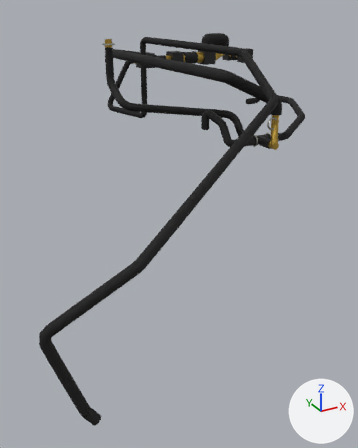
What one commit did to the glTF model porsche-911sc-engine/parts/vacuum-fittings.glb.
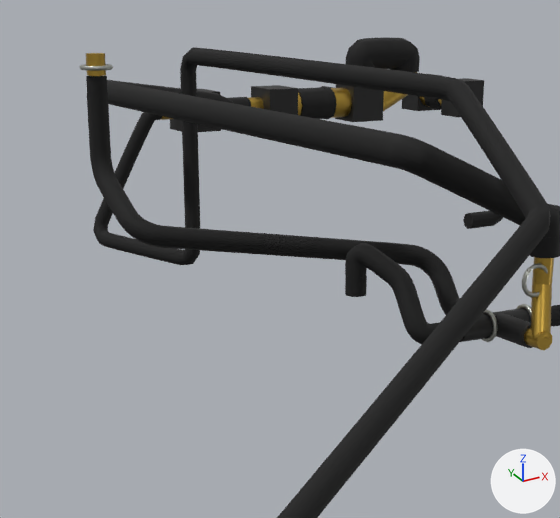
There are two pictures of each version: one whole from a camera (50 mm lens) standing at (-237.0, -373.0, 357.0) and looking at (-36.0, -7.0, 175.0), one close up on the part from 20% to 79% of the width and 4% to 47% of the height. Arrows for +X, +Y and +Z are at lower right; the lights stay in place. The older version's two pictures come first. Where no turn or scale is listed for an object, it has been applied to the vertices. Vertices at exactly the same position are counted once.

In view in the first close-up: 'vacuum-fittings:blackPlastic', 'vacuum-fittings:brass', 'vacuum-fittings:rubber', 'vacuum-fittings:zincPlate'.
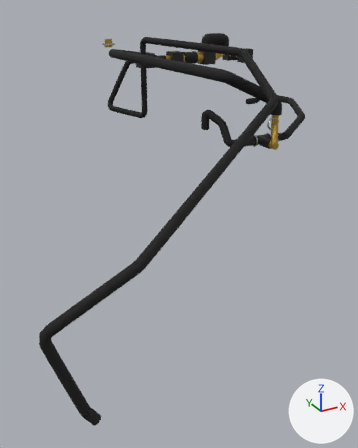
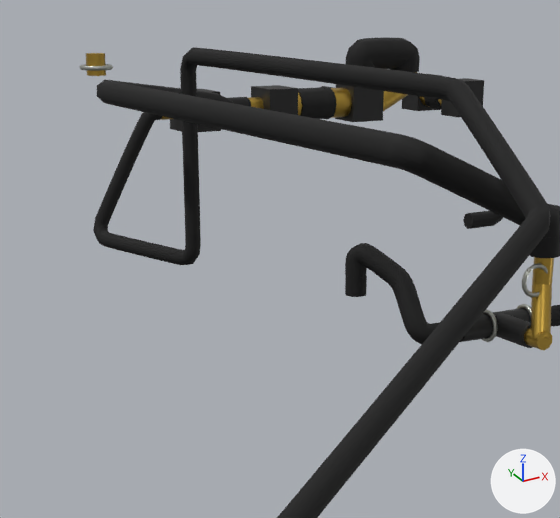
Boxes (x1, y1, x2, y2) around the edits, measured in the close-ups (560 x 518 px):
```json
{"object": "vacuum-fittings:rubber", "change": "reshaped", "before": [86, 38, 560, 518], "after": [93, 38, 560, 518]}
{"part": 1, "of": "me_mesh_3", "change": "deleted", "before": [86, 76, 460, 315]}
```

The change, as JSON lines over the scene's bpy script:
```json
{"block": "me_mesh_3", "where": "# used by ob_vacuum_fittings_rubber; location = (-18.0, 16.6, 240.1)"}
{"op": "remove", "block": "me_mesh_3", "code": "me_mesh_3.from_pydata(...)  # 4182 vertices, 8172 faces; spans x -182.0..182.0, y -193.0..193.0, z -89.0..89.0"}
{"op": "add", "block": "me_mesh_3", "code": "me_mesh_3.from_pydata(...)  # 3531 vertices, 6890 faces; spans x -182.0..182.0, y -193.0..193.0, z -89.0..89.0"}
{"block": "me_mesh_3", "change": "me_mesh_3 part 1: the loose piece of 633 vertices spanning x -71.0..27.0, y -60.0..3.0, z 17.0..88.0 is deleted"}
{"block": "me_mesh_3", "change": "other edits to the shape of me_mesh_3 do not show in these pictures"}
```
